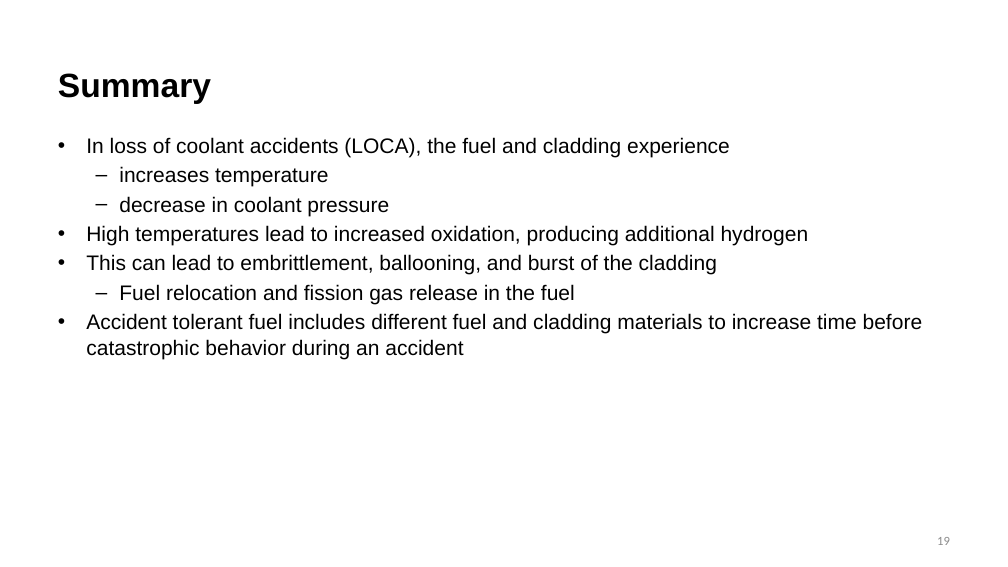
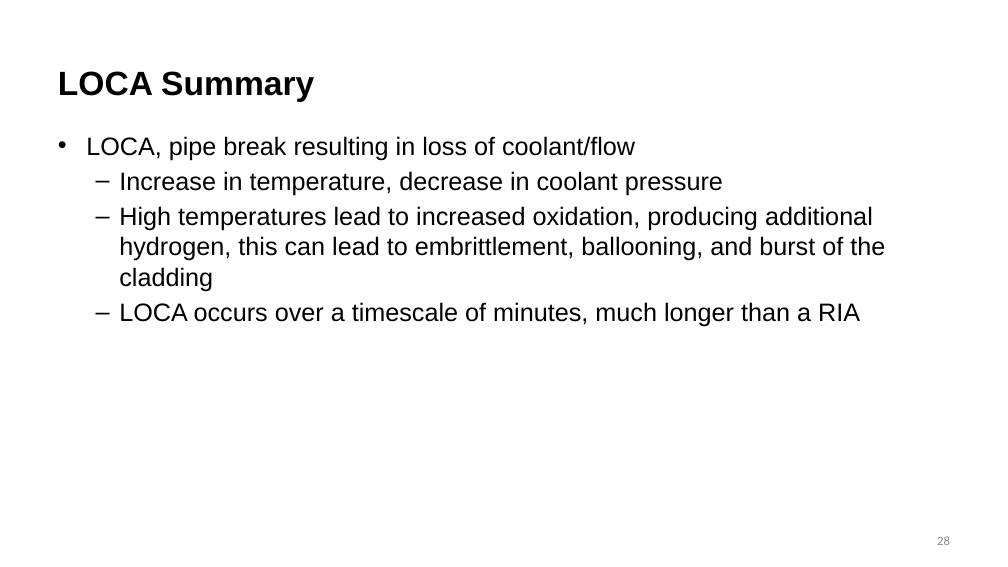
Before and after one commit to benbeeler/TEACHING, a slide deck: slide 28 of Nuclear_Fuel_Performance/NE533_Spring2026/Module4/Lec18_Accidents.pptx (slide 19 before the commit). Drawn at 1008x567 pixels with LibreOffice and Linux fonts; fonts in the diff are those of the drawing; background and template pictures are left out. Boxes give left, top, right and bottom in pixels: in the first picture for what was removed or moved away, otherwise in the second. Text is boxed around its words. In the diff, an @@ line names an element or a change of style, - is before the commit and + after.

```diff
--- a/Nuclear_Fuel_Performance/NE533_Spring2026/Module4/Lec18_Accidents.pptx
+++ b/Nuclear_Fuel_Performance/NE533_Spring2026/Module4/Lec18_Accidents.pptx
@@ title at [58, 71, 314, 102]: text changed @@
-Summary
+LOCA Summary
@@ text at [86, 136, 885, 327]: text changed; size 20 to 24 pt @@
-• In loss of coolant accidents (LOCA), the fuel and cladding experience
-  – increases temperature
-  – decrease in coolant pressure
-• High temperatures lead to increased oxidation, producing additional hydrogen
-• This can lead to embrittlement, ballooning, and burst of the cladding
-  – Fuel relocation and fission gas release in the fuel
-• Accident tolerant fuel includes different fuel and cladding materials to increase time before catastrophic behavior during an accident
+• LOCA, pipe break resulting in loss of coolant/flow
+  – Increase in temperature, decrease in coolant pressure
+  – High temperatures lead to increased oxidation, producing additional hydrogen, this can lead to embrittlement, ballooning, and burst of the cladding
+  – LOCA occurs over a timescale of minutes, much longer than a RIA
@@ page number at [937, 536, 950, 545]: text changed @@
-19
+28
```
Also in this commit, not shown: 2 other slides changed, 25 slides added, 12 slides removed, 17 other files.
